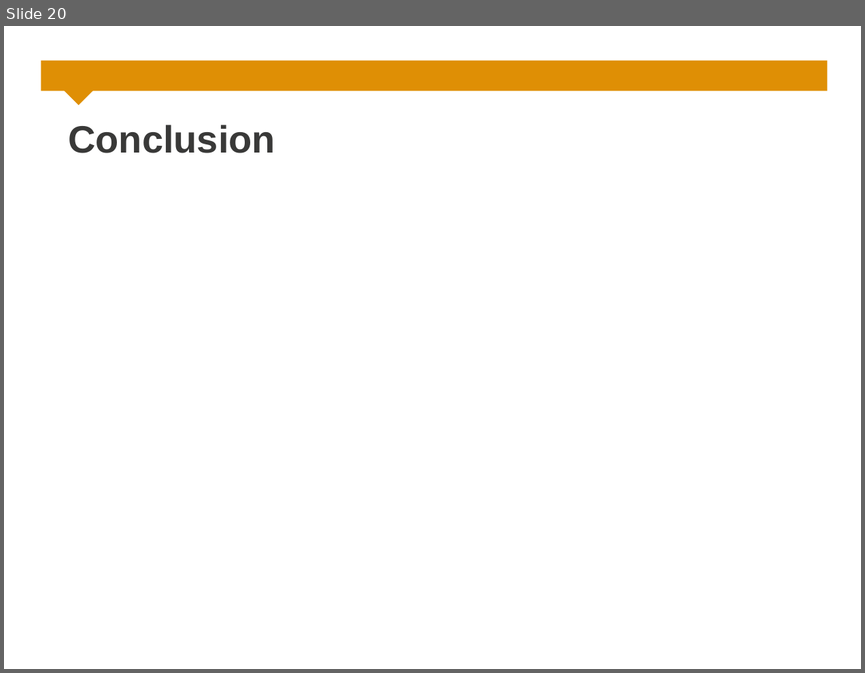
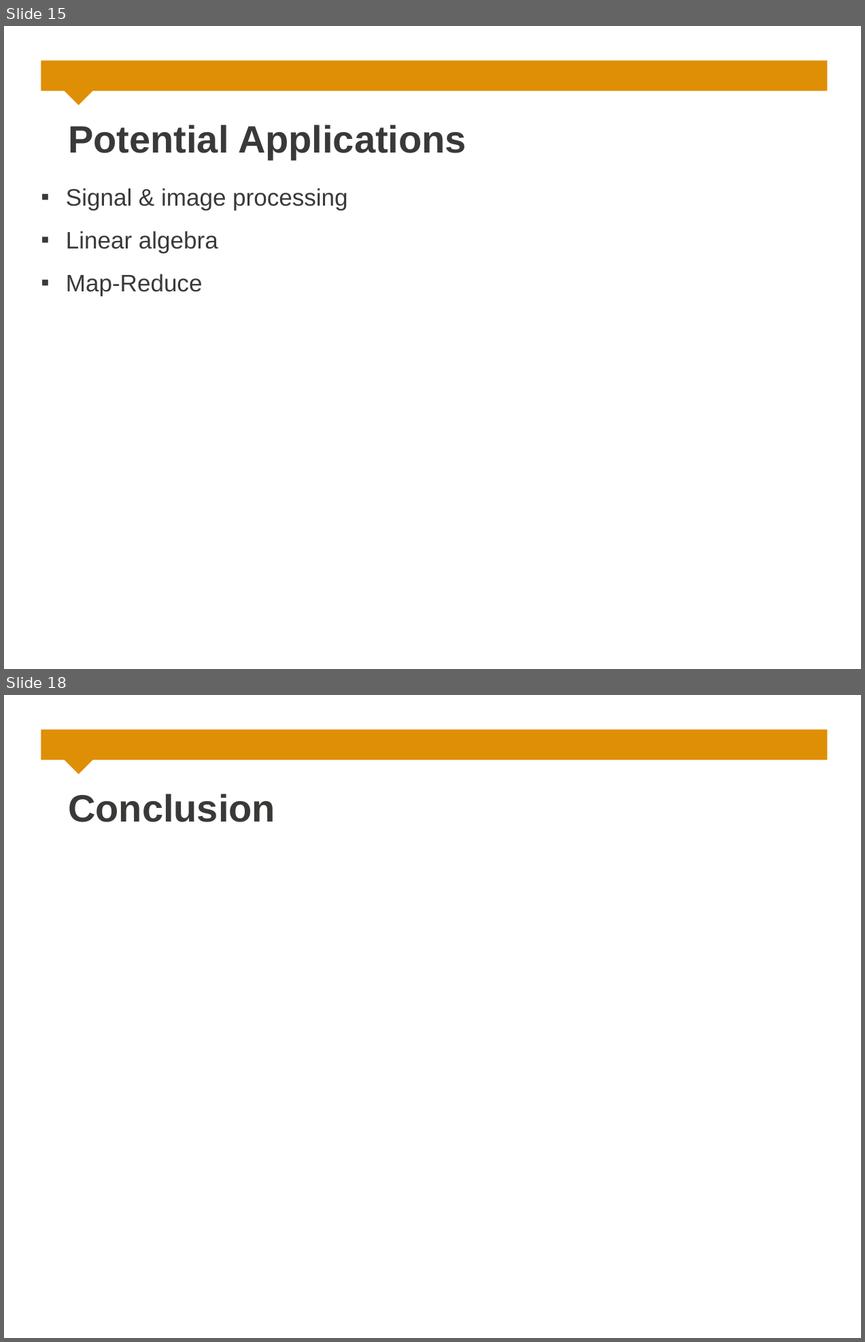
Before and after one commit to rdnetto/H2V, a slide deck: docs/Design Presentation/Presentation.odp. Shown one above the other, each under a label of ours: slide 20 before the commit, slides 15 and 18 after it; the slides between them are not shown. The pictures are 865x673 and 865x1342 pixels, drawn with LibreOffice and Linux fonts; fonts in the diff are those of the drawing; background and template pictures are left out. Boxes give left, top, right and bottom in pixels: in the first picture for what was removed or moved away, otherwise in the second. Text is boxed around its words. In the diff, an @@ line names an element or a change of style, - is before the commit and + after.

```diff
--- a/docs/Design Presentation/Presentation.odp
+++ b/docs/Design Presentation/Presentation.odp
@@ slide 15 added at [4,26,861,669], background #FFFFFF; not listed: 2 template elements that a slide beside it also shows @@
@@ title added at [68,125,466,159], 32 pt, text #393938, bold @@
+Potential Applications
@@ text added at [66,188,347,296], 20 pt, text #393938 @@
+▪ Signal & image processing
+▪ Linear algebra
+▪ Map-Reduce
@@ what was slide 20 is now slide 18 @@
```
Also in this commit, not shown: 5 slides changed, 3 slides removed, 1 other file.
